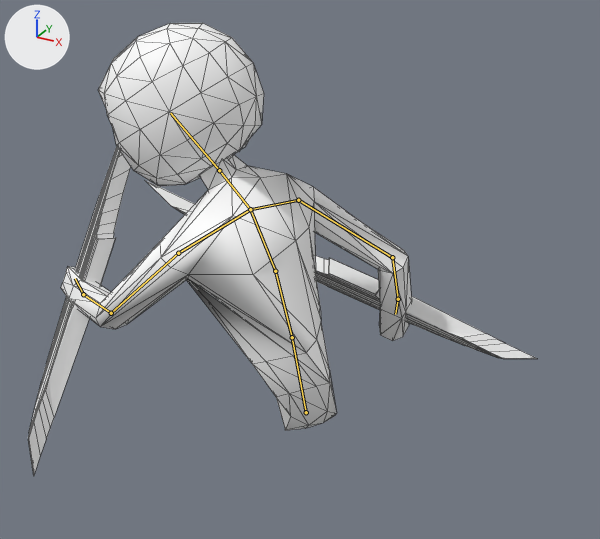
One commit to the Blender file Project/Assets/Blender/playerAnimation.blend: the scene before it, then after it.
Camera for both pictures: a 50 mm lens placed at (6.3, -11.7, 8.9), pointed at (-0.7, 1.0, 2.5). Lighting does not change. The marker at upper left points along +X, +Y and +Z. Both versions are drawn at frame 2 of the action 'avoid'; the numbers are the values there. The bones that bend it are drawn over the model as lines. Mesh edges are drawn as thin lines.

In view in the first picture: 'playerWeapon_0', 'playerWeapon_1.001', 'player_0'.
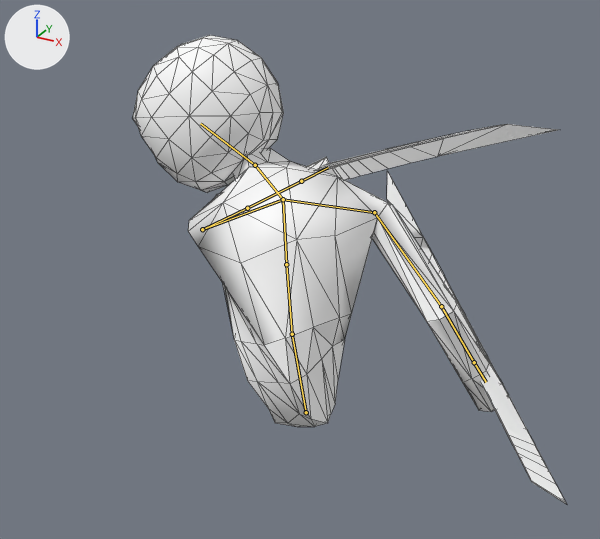
What differs and where, as boxes (x1, y1, x2, y2) in the pictures (600 x 539 px):
'player_0', posed (7% wider)
    before: (61, 23, 412, 431)
    after: (132, 35, 509, 427)
'playerWeapon_1.001', posed
    before: (28, 147, 131, 476)
    after: (214, 124, 557, 198)
'playerWeapon_0', posed (54% narrower, 86% taller)
    before: (145, 180, 537, 359)
    after: (387, 171, 566, 504)
bone 'waist', root to tip
    before: (306, 412) to (292, 337)
    after: (306, 412) to (292, 334)
bone 'stomach', root to tip
    before: (292, 337) to (275, 271)
    after: (292, 334) to (286, 264)
bone 'chest', root to tip
    before: (275, 271) to (250, 209)
    after: (286, 264) to (283, 199)
bone 'neck', root to tip
    before: (250, 209) to (219, 170)
    after: (283, 199) to (255, 165)
bone 'ボーン.004', root to tip
    before: (219, 170) to (170, 113)
    after: (255, 165) to (200, 123)
bone 'leftShoulder', root to tip
    before: (250, 209) to (178, 253)
    after: (283, 199) to (202, 229)
bone 'leftUpperArm', root to tip
    before: (178, 253) to (111, 313)
    after: (202, 229) to (247, 208)
bone 'leftFoream', root to tip
    before: (111, 313) to (83, 294)
    after: (247, 208) to (301, 181)

The change, as a diff of the scene's bpy script:
```diff
--- a/Project/Assets/Blender/playerAnimation.blend.py
+++ b/Project/Assets/Blender/playerAnimation.blend.py
@@ bone_waist @@
 bone_waist = bpy.data.objects['playerArmature'].pose.bones['waist']
-bone_waist.rotation_quaternion = (0.909, 0.064, -0.391, 0.034)  # degrees (8, -47, 1)
+bone_waist.rotation_quaternion = (0.792, 0.056, -0.606, 0.052)  # degrees (5, -75, 3)
@@ bone_stomach @@
 bone_stomach = bpy.data.objects['playerArmature'].pose.bones['stomach']  # child of 'waist'
-bone_stomach.rotation_quaternion = (0.979, 0.096, -0.144, 0.066)  # degrees (10, -17, 6)
+bone_stomach.rotation_quaternion = (0.946, 0.085, -0.303, 0.084)  # degrees (8, -36, 8)
@@ bone_chest @@
 bone_chest = bpy.data.objects['playerArmature'].pose.bones['chest']  # child of 'stomach'
-bone_chest.rotation_quaternion = (0.993, -0.029, -0.102, 0.055)  # degrees (-4, -11, 7)
+bone_chest.rotation_quaternion = (0.985, -0.034, -0.149, 0.078)  # degrees (-5, -17, 10)
@@ bone_neck @@
 bone_neck = bpy.data.objects['playerArmature'].pose.bones['neck']  # child of 'chest'
-bone_neck.rotation_quaternion = (0.967, 0.186, 0.072, -0.014)  # degrees (22, 9, 0)
+bone_neck.rotation_quaternion = (0.899, 0.32, 0.26, -0.151)  # degrees (37, 34, -7)
@@ bone_ボーン_004 @@
 bone_ボーン_004 = bpy.data.objects['playerArmature'].pose.bones['ボーン.004']  # child of 'neck'
-bone_ボーン_004.rotation_quaternion = (0.993, -0.065, 0.029, -0.036)  # degrees (-8, 3, -4)
+bone_ボーン_004.rotation_quaternion = (0.984, -0.001, 0.111, -0.139)  # degrees (-2, 13, -16)
@@ bone_leftshoulder @@
 bone_leftshoulder = bpy.data.objects['playerArmature'].pose.bones['leftShoulder']  # child of 'chest'
-bone_leftshoulder.rotation_quaternion = (0.944, 0.213, -0.206, -0.111)  # degrees (29, -20, -19)
+bone_leftshoulder.rotation_quaternion = (0.913, 0.314, -0.142, -0.219)  # degrees (40, -7, -29)
@@ bone_leftupperarm @@
 bone_leftupperarm = bpy.data.objects['playerArmature'].pose.bones['leftUpperArm']  # child of 'leftShoulder'
-bone_leftupperarm.rotation_quaternion = (0.764, 0.407, 0.015, -0.449)  # degrees (45, 24, -51)
+bone_leftupperarm.rotation_quaternion = (0.695, 0.692, -0.01, -0.194)  # degrees (88, 15, -17)
@@ bone_leftfoream @@
 bone_leftfoream = bpy.data.objects['playerArmature'].pose.bones['leftFoream']  # child of 'leftUpperArm'
-bone_leftfoream.rotation_quaternion = (0.931, 0.353, -0.04, -0.007)  # degrees (42, -4, -2)
+bone_leftfoream.rotation_quaternion = (0.931, 0.352, 0.098, -0.027)  # degrees (42, 12, 1)
```
